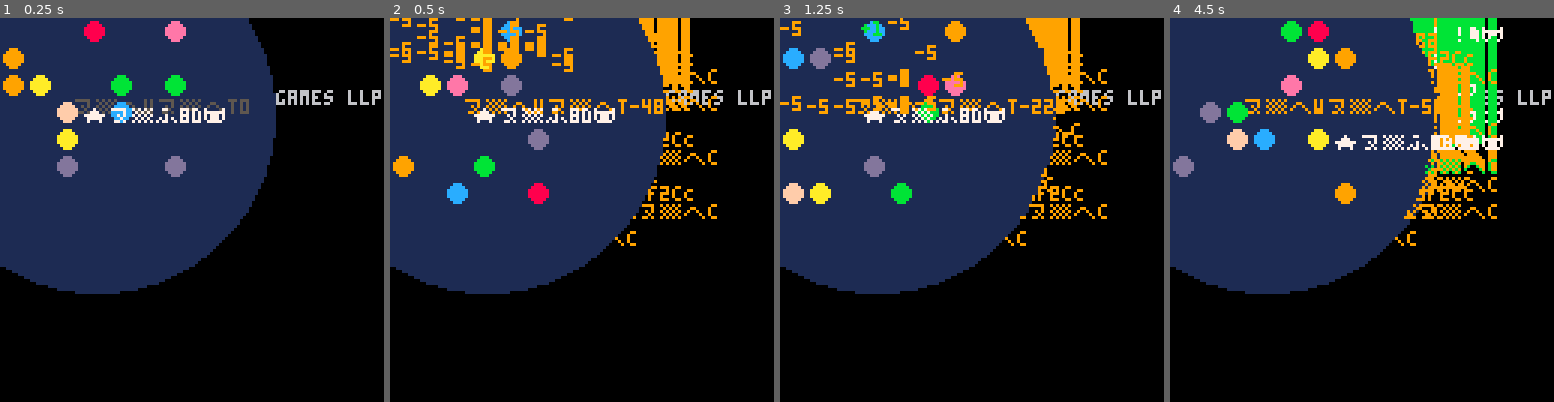
Above: before the commit, frames 1-4 (left to right).
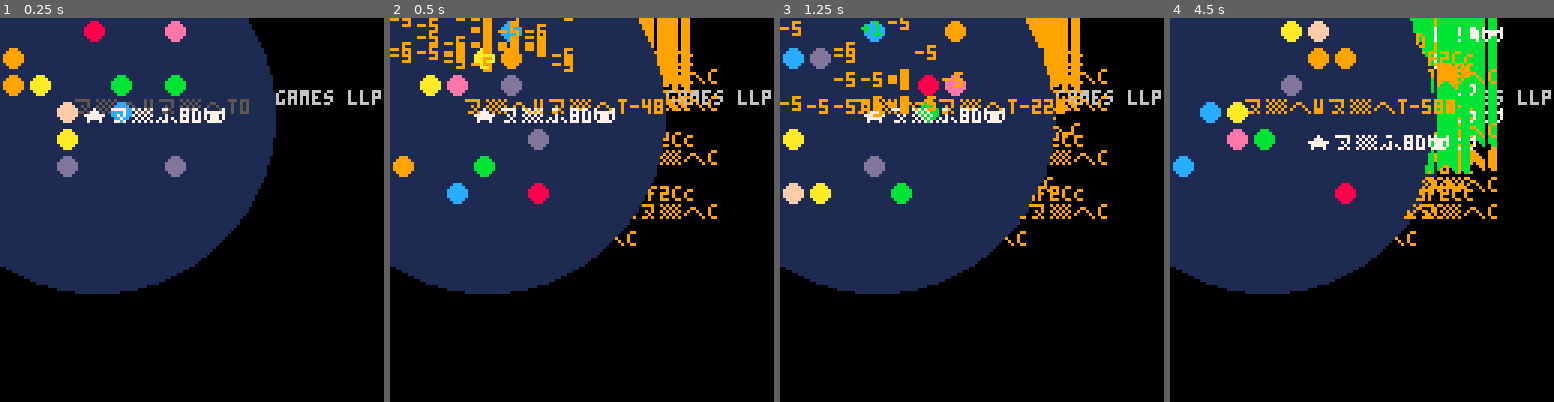
Above: after the commit, the same moments.

Repository: pancelor/bubble-cat
Game: PICO-8 cartridge min.p8
The game is run twice, just before and just after one commit, with the same random seed, the same clock (stepped at 60 frames per second) and the same inputs.
Inputs:
- Up to frame 1 (0.25 s): no input
- Up to frame 2 (0.5 s): tap X (X key) at 0.33 s
- Up to frame 3 (1.25 s): tap O (Z key) at 0.7 s; tap X (X key) at 1.07 s
- Up to frame 4 (4.5 s): hold Right 1.6-2.1 s; tap O (Z key) every 0.4 s from 1.7 to 4.1 s; tap X (X key) at 1.85, 2.97, 4.08 s; hold Up 2.15-2.42 s; hold Right 2.47-3.03 s; hold Left 3.08-3.58 s; hold Down 3.63-3.97 s; hold Right from 4.02 s (still down)

Frame 1 is identical in both runs. In frame 2, less than 0.1% of the frame differs, in the area x 35-70%, y 3-43%; in frame 3, 0.1%; in frame 4, 5.1%, in the area x 0-87%, y 0-49%.

Commit message:
save sfx chars; 603

Diff:
--- a/min.lua
+++ b/min.lua
@@ -1,7 +1,7 @@
 px=3py=3fl={}sy=0sz=0rf=circfill::_::bn={}for j=1,13do
 bn[j]=rnd(49)\1end?"⁶!5f2cC"
 while t()<60do?"⁶1⁶c"
-b=btnp()qu=b>8and"⁷fb2"d=sgn(sz-sy)ox=px
+b=btnp()qu=b>8and"⁷fd"d=sgn(sz-sy)ox=px
 if(sz~=sy)sy+=d d+=6
 rf(32,32,60-t(),1)oy=py?"⁶w⁶t"..sy,24,27,4+d
 if(b%16>0)fn=b*.5938&.75
@@ -19,5 +19,5 @@
 a[3]-=1?unpack(a)
 end?qu or""
 if(qu)goto _
-end?"⁷s8e.e.a4bd"
+end?"⁷dafa"
 ::e::goto e
Not shown, changed: notes.txt
